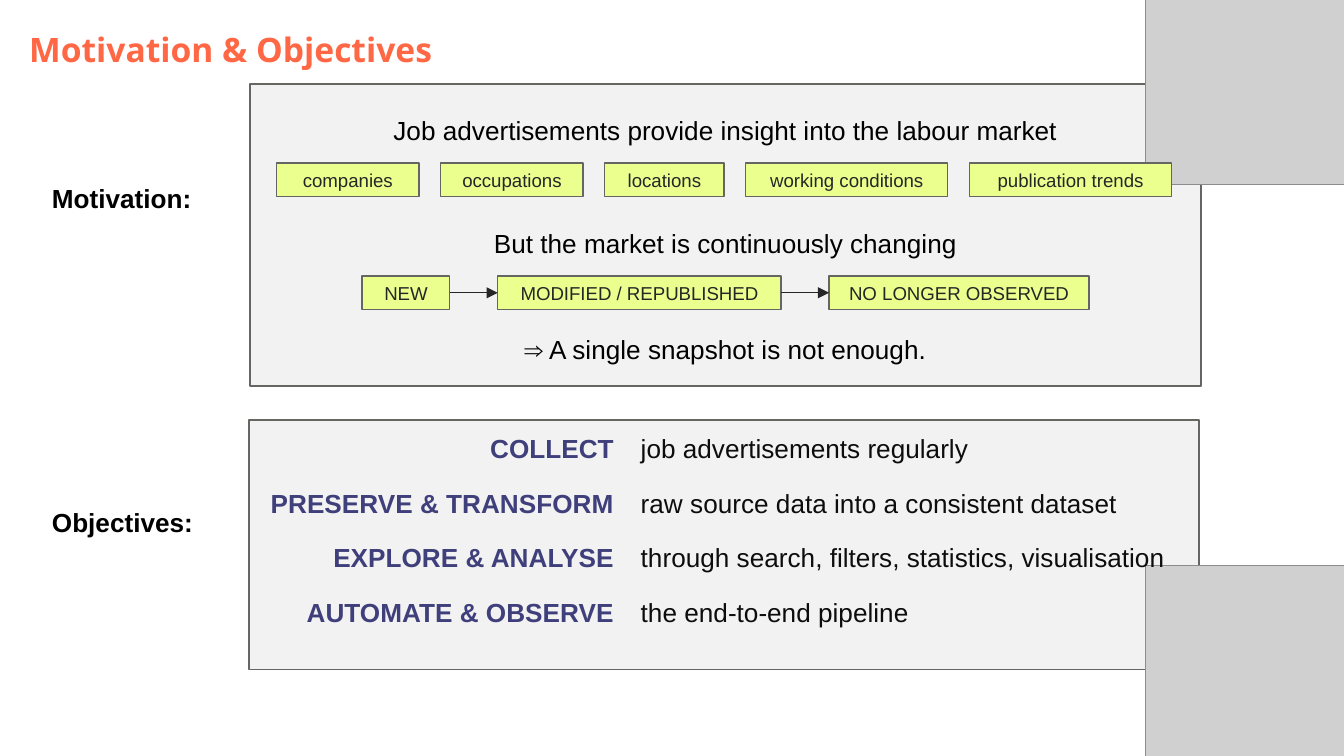
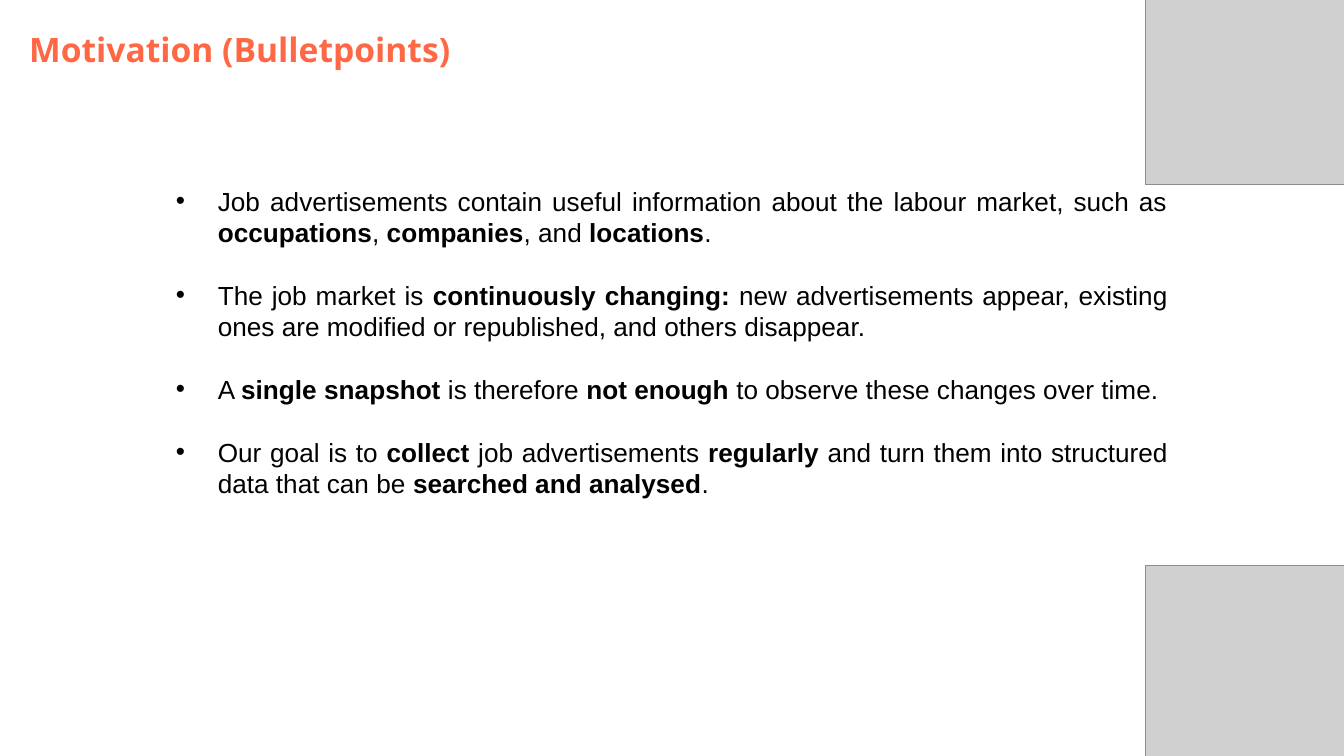
Before and after one commit to DataScientest-Studio/jun26bde-job-market, a slide deck: slide 16 of docs/defence/Defence.pptx (slide 2 before the commit). Drawn at 1344x756 pixels with LibreOffice and Linux fonts; fonts in the diff are those of the drawing; grey boxes stand for pictures; background and template pictures are left out. Boxes give left, top, right and bottom in pixels: in the first picture for what was removed or moved away, otherwise in the second. Text is boxed around its words. In the diff, an @@ line names an element or a change of style, - is before the commit and + after.

```diff
--- a/docs/defence/Defence.pptx
+++ b/docs/defence/Defence.pptx
@@ subtitle at bbox=[29, 36, 450, 70]: text changed @@
-Motivation & Objectives
+Motivation (Bulletpoints)
@@ rectangle removed at bbox=[250, 83, 1200, 384] @@
@@ text removed at bbox=[393, 121, 1057, 146] @@
-Job advertisements provide insight into the labour market
@@ group removed at bbox=[277, 163, 1171, 196]: 5 rectangles @@
-companies
-occupations
-locations
-working conditions
-publication trends
@@ text removed at bbox=[52, 189, 191, 209] @@
-Motivation:
@@ text added at bbox=[218, 192, 1168, 499], 14 pt, text #000000 @@
+• Job advertisements contain useful information about the labour market, such as occupations, companies, and locations.
+• The job market is continuously changing: new advertisements appear, existing ones are modified or republished, and others disappear.
+• A single snapshot is therefore not enough to observe these changes over time.
+• Our goal is to collect job advertisements regularly and turn them into structured data that can be searched and analysed.
@@ text removed at bbox=[494, 234, 956, 259] @@
-But the market is continuously changing
@@ group removed at bbox=[362, 276, 1089, 309]: 3 rectangles, 2 arrows @@
-NEW
-MODIFIED / REPUBLISHED
-NO LONGER OBSERVED
@@ text removed at bbox=[549, 340, 926, 365] @@
-⇒ A single snapshot is not enough.
@@ rectangle removed at bbox=[249, 419, 1199, 669] @@
@@ table removed at bbox=[257, 429, 1195, 646], 4 rows, 2 columns @@
-COLLECT | job advertisements regularly
-PRESERVE & TRANSFORM | raw source data into a consistent dataset
-EXPLORE & ANALYSE | through search, filters, statistics, visualisation
-AUTOMATE & OBSERVE | the end-to-end pipeline
@@ text removed at bbox=[52, 513, 193, 537] @@
-Objectives:
```
Also in this commit, not shown: 9 other slides changed, 6 slides added, 5 slides removed, 23 other files.
